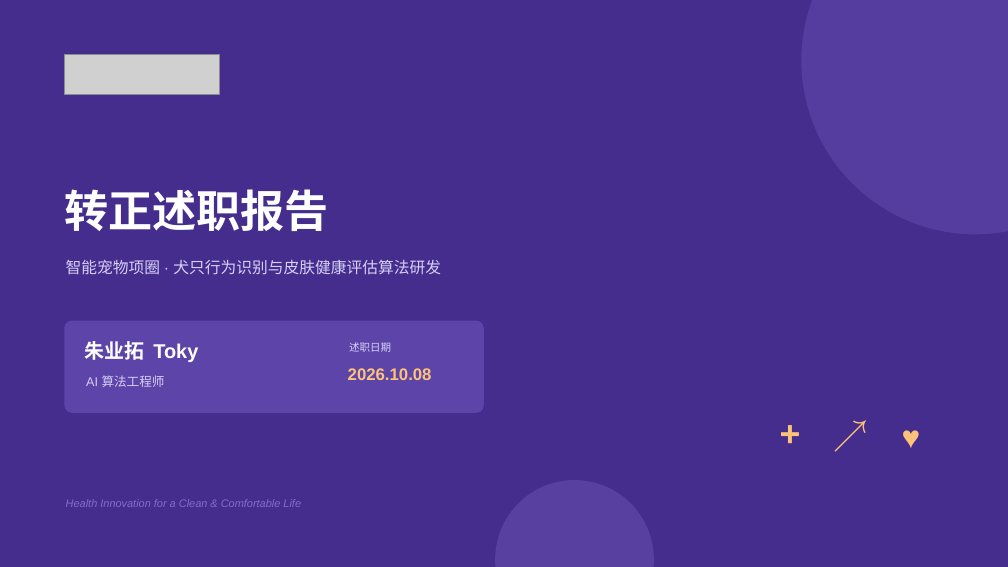
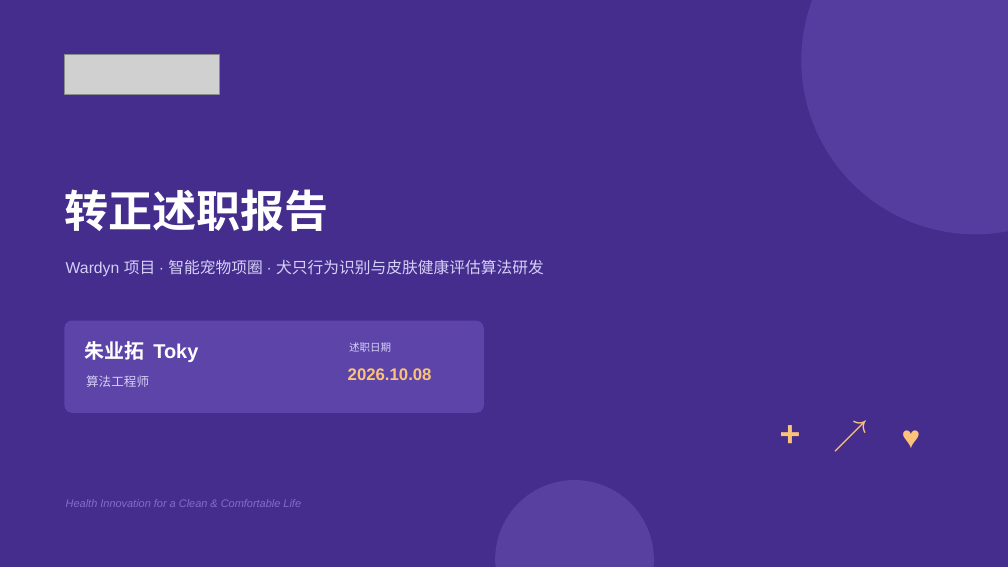
Before and after one commit to zhuyetuo/workplace_soft_skills, a slide deck: slide 1 of 转正述职/转正述职报告-朱业拓.pptx. Drawn at 1008x567 pixels with LibreOffice and Linux fonts; fonts in the diff are those of the drawing; grey boxes stand for pictures. Boxes give left, top, right and bottom in pixels: in the first picture for what was removed or moved away, otherwise in the second. Text is boxed around its words. In the diff, an @@ line names an element or a change of style, - is before the commit and + after.

```diff
--- a/转正述职/转正述职报告-朱业拓.pptx
+++ b/转正述职/转正述职报告-朱业拓.pptx
@@ text at (66, 260, 544, 276): text changed @@
-智能宠物项圈 · 犬只行为识别与皮肤健康评估算法研发
+Wardyn 项目 · 智能宠物项圈 · 犬只行为识别与皮肤健康评估算法研发
@@ text at (86, 375, 149, 387): text changed @@
-AI 算法工程师
+算法工程师
```
Also in this commit, not shown: 2 other slides changed, 1 other file.
